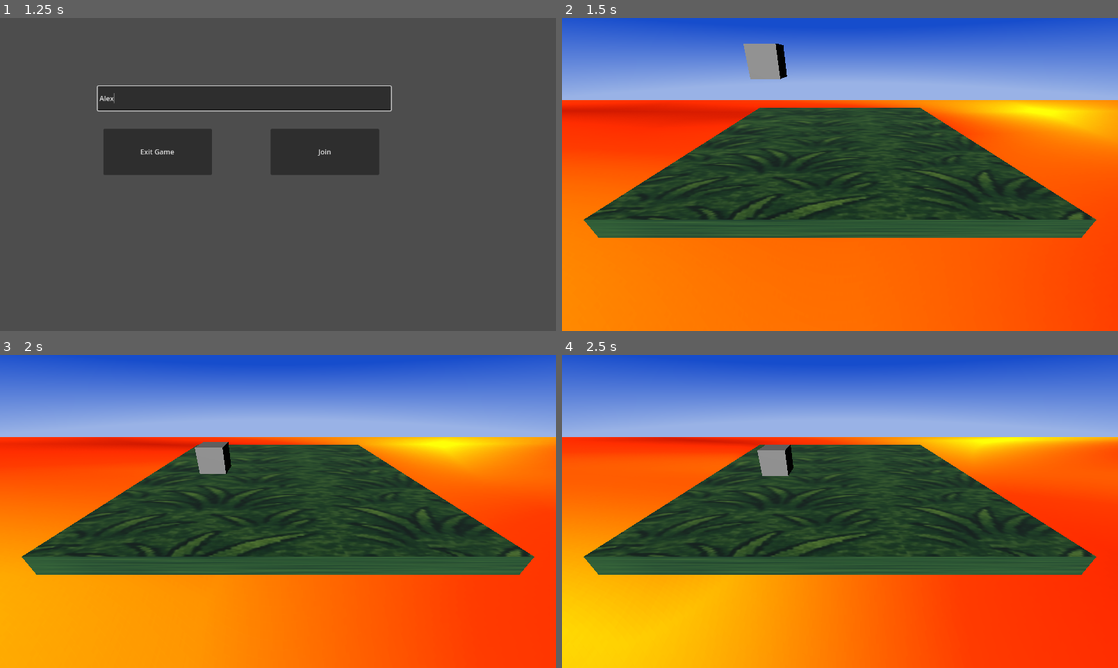
Above: before the commit, frames 1-4 (two rows, left to right).
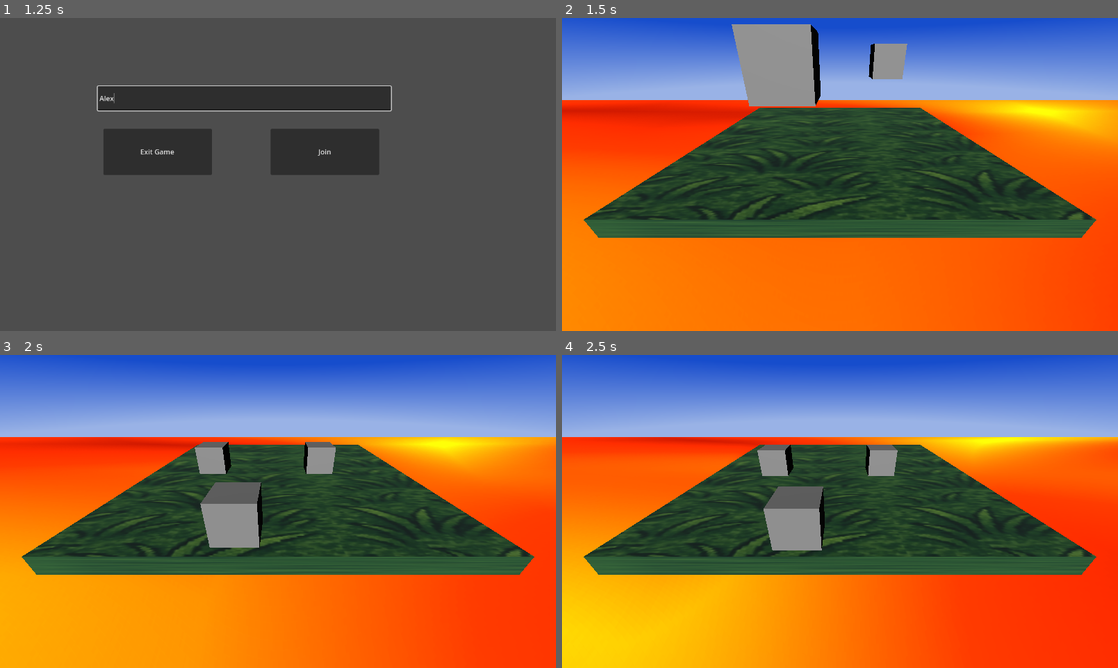
Above: after the commit, the same moments.

Repository: saltchicken/quest-godot
Game: Godot game, scene res://menus/main_menu.tscn
Same seed, same stepped clock (60 frames per second), same inputs: the game is played once before the commit and once after it.
Inputs (mouse positions are in pixels of both pictures, inside the frame that each line leads up to):
- Up to frame 1 (1.25 s): click (244, 99) at 0.52 s; type "Alex" at 0.6 s
- Up to frame 2 (1.5 s): click "Join" at 1.25 s
- Up to frame 3 (2 s): no input
- Up to frame 4 (2.5 s): move the mouse to (962, 495) at 2.02 s; hold D (right) from 2.03 s (still down); click (962, 495) at 2.1 s; tap Space (jump) at 2.27 s

Frame 1 is identical in both runs. In frame 2, 3.8% of the frame differs, in the area x 30-63%, y 2-29%; in frame 3, 2.6%; in frame 4, 2.5%.

Commit message:
test_box to its own scene and spawn more synced

Diff:
--- a/levels/Game.tscn
+++ b/levels/Game.tscn
@@ -1,9 +1,10 @@
-[gd_scene load_steps=19 format=3 uid="uid://bs7mo7ss2w0ft"]
+[gd_scene load_steps=18 format=3 uid="uid://bs7mo7ss2w0ft"]
 
 [ext_resource type="Script" uid="uid://bpwa18bghyk3n" path="res://levels/game.gd" id="1_18vqw"]
 [ext_resource type="Texture2D" uid="uid://d25ror1qy41nu" path="res://assets/assets_task_01jt9b9tjhfcjvrkbemkz2fbdm_1746218082_img_0.webp" id="2_sdsdh"]
 [ext_resource type="Shader" uid="uid://cy763jju4mgnt" path="res://shaders/lava.gdshader" id="3_f2gsp"]
 [ext_resource type="Shader" uid="uid://dwodtjlo8xjot" path="res://shaders/sky.gdshader" id="4_15fg1"]
+[ext_resource type="PackedScene" uid="uid://c6y8d0hc3q5x6" path="res://test_box.tscn" id="5_sdsdh"]
 
 [sub_resource type="BoxMesh" id="BoxMesh_ilcil"]
 size = Vector3(10, 0.5, 10)
@@ -60,10 +61,6 @@
 ambient_light_source = 1
 reflected_light_source = 1
 
-[sub_resource type="BoxMesh" id="BoxMesh_18vqw"]
-
-[sub_resource type="BoxShape3D" id="BoxShape3D_sdsdh"]
-
 [sub_resource type="SceneReplicationConfig" id="SceneReplicationConfig_18vqw"]
 properties/0/path = NodePath("TestBox:position")
 properties/0/spawn = true
@@ -114,14 +111,14 @@
 [node name="WorldEnvironment" type="WorldEnvironment" parent="."]
 environment = SubResource("Environment_t88pq")
 
-[node name="TestBox" type="RigidBody3D" parent="."]
+[node name="TestBox" parent="." instance=ExtResource("5_sdsdh")]
 transform = Transform3D(1, 0, 0, 0, 1, 0, 0, 0, 1, -2.49766, 3.00546, 0)
 
-[node name="MeshInstance3D" type="MeshInstance3D" parent="TestBox"]
-mesh = SubResource("BoxMesh_18vqw")
+[node name="TestBox2" parent="." instance=ExtResource("5_sdsdh")]
+transform = Transform3D(1, 0, 0, 0, 1, 0, 0, 0, 1, -0.870555, 3.00546, 4.31902)
 
-[node name="CollisionShape3D" type="CollisionShape3D" parent="TestBox"]
-shape = SubResource("BoxShape3D_sdsdh")
+[node name="TestBox3" parent="." instance=ExtResource("5_sdsdh")]
+transform = Transform3D(1, 0, 0, 0, 1, 0, 0, 0, 1, 1.58563, 3.00546, 0)
 
 [node name="MultiplayerSynchronizer" type="MultiplayerSynchronizer" parent="."]
 replication_config = SubResource("SceneReplicationConfig_18vqw")
--- a/player/states/push.gd
+++ b/player/states/push.gd
@@ -80,7 +80,7 @@
 		var bodies = pushing_area.get_overlapping_bodies()
 		for body in bodies:
 			if body is RigidBody3D:
-				if body.name == "TestBox":
+				if body.name == "TestBox" or body.name == "TestBox2" or body.name == "TestBox3":
 					print("Found RigidBody in push area: ", body.name)
 					owner.push_rigid_body_away(body, 2)
 				pushing = false
--- /dev/null
+++ b/test_box.tscn
@@ -0,0 +1,24 @@
+[gd_scene load_steps=4 format=3 uid="uid://c6y8d0hc3q5x6"]
+
+[sub_resource type="BoxMesh" id="BoxMesh_18vqw"]
+
+[sub_resource type="BoxShape3D" id="BoxShape3D_sdsdh"]
+
+[sub_resource type="SceneReplicationConfig" id="SceneReplicationConfig_rel18"]
+properties/0/path = NodePath(".:position")
+properties/0/spawn = true
+properties/0/replication_mode = 1
+properties/1/path = NodePath(".:rotation")
+properties/1/spawn = true
+properties/1/replication_mode = 1
+
+[node name="TestBox" type="RigidBody3D"]
+
+[node name="MeshInstance3D" type="MeshInstance3D" parent="."]
+mesh = SubResource("BoxMesh_18vqw")
+
+[node name="CollisionShape3D" type="CollisionShape3D" parent="."]
+shape = SubResource("BoxShape3D_sdsdh")
+
+[node name="MultiplayerSynchronizer" type="MultiplayerSynchronizer" parent="."]
+replication_config = SubResource("SceneReplicationConfig_rel18")
